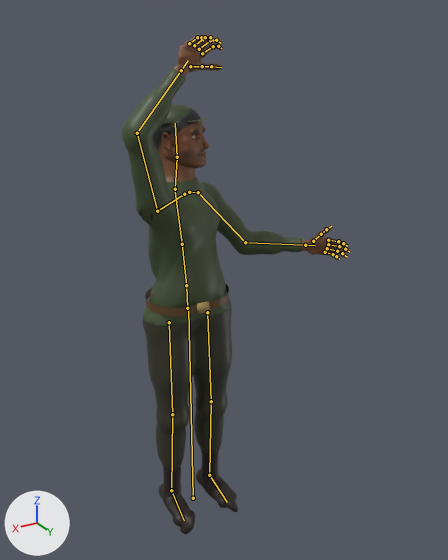
The glTF model assets/models/creatures/arms_dealer.glb as it was, and as the next commit left it.
The view is the same before and after, from a camera (50 mm lens) standing at (1.03, 2.0, 2.06) and looking at (-0.12, 0.07, 1.1). The axes (+X, +Y, +Z) are drawn at lower left. The lights are the same throughout. The first picture is the older version. Both versions are drawn at frame 1 of the action 'swing'; the numbers are the values there. The bones that change, and the others that lie on the model, are drawn over the model as lines.

The first picture shows 'arms_dealer'.
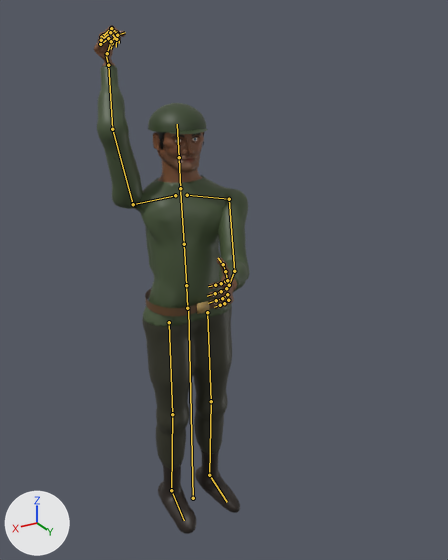
The edits, one by one:
Bone 'spine' (bone_spine) turns from (-6, 10, -1) to (-2, -10, 0) degrees about its own x, y and z.
Bone 'chest' (bone_chest) turns from (0, 28, 2) to (-2, -15, 0) degrees about its own x, y and z.
Bone 'upper_arm.L' (bone_upper_arm_l) turns from (32, -8, -20) to (41, 10, -34) degrees about its own x, y and z.
Bone 'forearm.L' (bone_forearm_l) turns from (47, 0, 0) to (53, 0, 0) degrees about its own x, y and z.
Bone 'upper_arm.R' (bone_upper_arm_r) turns from (1, 58, -120) to (165, 10, 47) degrees about its own x, y and z.
Bone 'forearm.R' (bone_forearm_r) turns from (52, 0, 0) to (42, 0, 0) degrees about its own x, y and z.
Bone 'hand.R' (bone_hand_r) turns from (0, 0, 0) to (-48, 0, 0) degrees about its own x, y and z.
Bone 'index.01.R' (bone_index_01_r) turns from (0, 0, 34) to (0, 0, 62) degrees about its own x, y and z.
Bone 'index.02.R' (bone_index_02_r) turns from (0, 0, 45) to (0, 0, 81) degrees about its own x, y and z.
Bone 'middle.01.R' (bone_middle_01_r) turns from (0, 0, 34) to (0, 0, 62) degrees about its own x, y and z.
Bone 'middle.02.R' (bone_middle_02_r) turns from (0, 0, 45) to (0, 0, 81) degrees about its own x, y and z.
Bone 'pinky.01.R' (bone_pinky_01_r) turns from (0, 0, 38) to (0, 0, 68) degrees about its own x, y and z.
Bone 'pinky.02.R' (bone_pinky_02_r) turns from (0, 0, 49) to (0, 0, 89) degrees about its own x, y and z.
Bone 'ring.01.R' (bone_ring_01_r) turns from (0, 0, 36) to (0, 0, 65) degrees about its own x, y and z.
Bone 'ring.02.R' (bone_ring_02_r) turns from (0, 0, 47) to (0, 0, 85) degrees about its own x, y and z.
Bone 'thumb.01.R' (bone_thumb_01_r) turns from (1, 0, 7) to (-9, 0, 33) degrees about its own x, y and z.
Bone 'thumb.02.R' (bone_thumb_02_r) turns from (2, 0, 15) to (-13, 0, 41) degrees about its own x, y and z.
Bone 'head' (bone_head) turns from (0, 0, 0) to (3, 19, 1) degrees about its own x, y and z.

Changed parts and their boxes [x1, y1, x2, y2] in the pictures (448 x 560 px):
'arms_dealer', posed (31% narrower): before [122, 35, 350, 534]; after [94, 26, 250, 534]
bone 'spine', root to tip: before (186, 285) to (182, 244); after (186, 285) to (184, 244)
bone 'chest', root to tip: before (182, 244) to (175, 191); after (184, 244) to (180, 191)
bone 'upper_arm.L', root to tip: before (198, 192) to (245, 242); after (229, 199) to (234, 271)
bone 'forearm.L', root to tip: before (245, 242) to (305, 245); after (234, 271) to (229, 285)
bone 'upper_arm.R', root to tip: before (157, 211) to (137, 133); after (133, 204) to (112, 129)
bone 'forearm.R', root to tip: before (137, 133) to (181, 70); after (112, 129) to (108, 65)
bone 'hand.R', root to tip: before (181, 70) to (188, 60); after (108, 65) to (105, 53)
bone 'index.01.R', root to tip: before (202, 53) to (213, 46); after (103, 35) to (111, 28)
bone 'index.02.R', root to tip: before (213, 46) to (218, 46); after (111, 28) to (117, 33)
bone 'middle.01.R', root to tip: before (199, 49) to (210, 40); after (101, 37) to (111, 28)
bone 'middle.02.R', root to tip: before (210, 40) to (216, 40); after (111, 28) to (118, 34)
bone 'pinky.01.R', root to tip: before (189, 43) to (197, 37); after (100, 44) to (108, 38)
bone 'pinky.02.R', root to tip: before (197, 37) to (201, 37); after (108, 38) to (112, 43)
bone 'ring.01.R', root to tip: before (194, 45) to (205, 37); after (101, 40) to (110, 32)
bone 'ring.02.R', root to tip: before (205, 37) to (210, 37); after (110, 32) to (116, 39)
bone 'thumb.01.R', root to tip: before (190, 66) to (202, 66); after (107, 53) to (111, 41)
bone 'thumb.02.R', root to tip: before (202, 66) to (211, 66); after (111, 41) to (117, 35)
bone 'head', root to tip: before (177, 157) to (175, 123); after (179, 157) to (177, 124)
